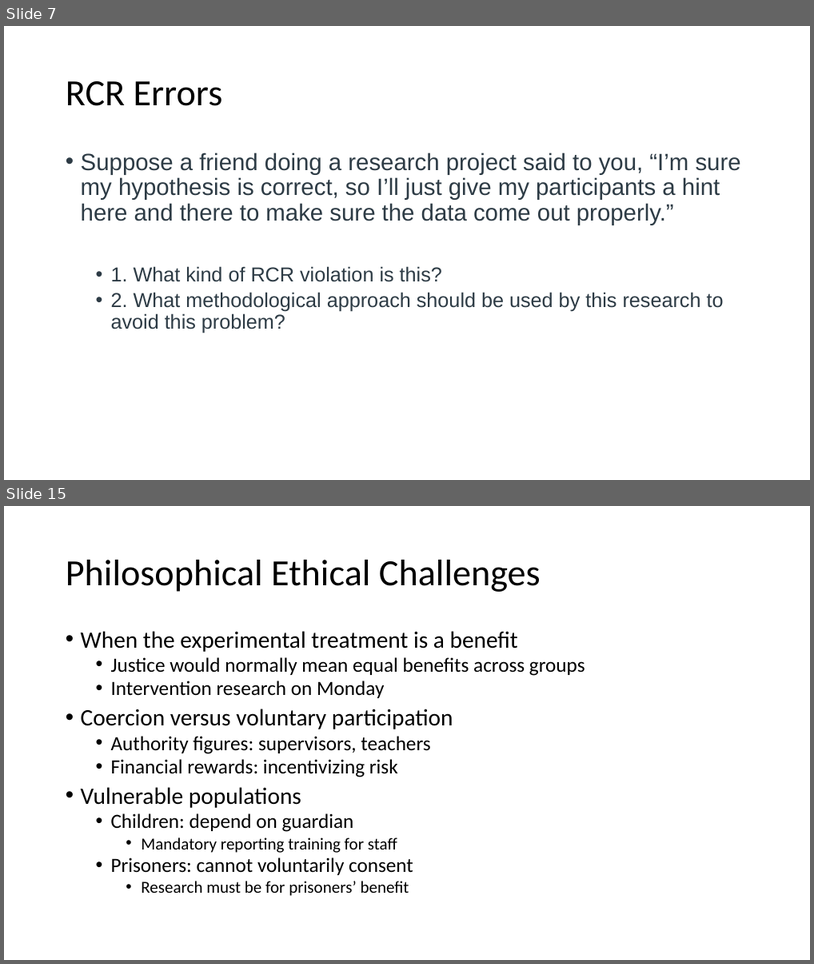
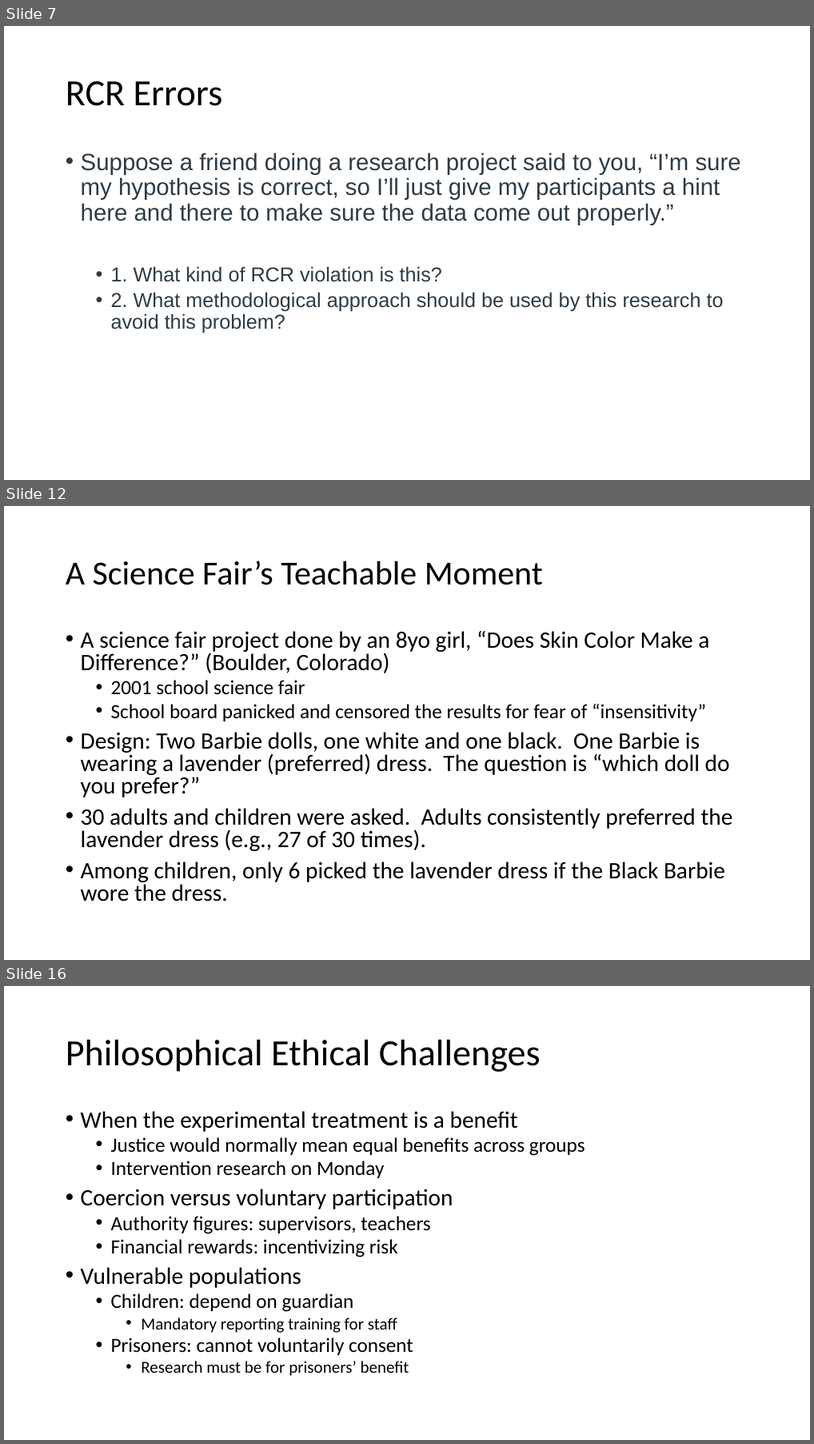
Before and after one commit to preber/Research-Methods, a slide deck: Class Slides 2024/Class 22.pptx. Shown one above the other, each under a label of ours: slides 7 and 15 before the commit, slides 7, 12 and 16 after it; the slides between them are not shown. The pictures are 814x964 and 814x1444 pixels, drawn with LibreOffice and Linux fonts; fonts in the diff are those of the drawing. Boxes give left, top, right and bottom in pixels: in the first picture for what was removed or moved away, otherwise in the second. Text is boxed around its words. In the diff, an @@ line names an element or a change of style, - is before the commit and + after.

```diff
--- a/Class Slides 2024/Class 22.pptx
+++ b/Class Slides 2024/Class 22.pptx
@@ slide 12 added at (x1=4, y1=506, x2=810, y2=960), background #FFFFFF @@
@@ title added at (x1=66, y1=560, x2=543, y2=585), 40 pt, text #000000 @@
+A Science Fair’s Teachable Moment
@@ text added at (x1=81, y1=631, x2=734, y2=901), 28 pt, text #000000 @@
+• A science fair project done by an 8yo girl, “Does Skin Color Make a Difference?” (Boulder, Colorado)
+  • 2001 school science fair
+  • School board panicked and censored the results for fear of “insensitivity”
+• Design: Two Barbie dolls, one white and one black. One Barbie is wearing a lavender (preferred) dress. The question is “which doll do you prefer?”
+• 30 adults and children were asked. Adults consistently preferred the lavender dress (e.g., 27 of 30 times).
+• Among children, only 6 picked the lavender dress if the Black Barbie wore the dress.
@@ what was slide 15 is now slide 16 @@
```
Also in this commit, not shown: 2 slides changed, 5 other slides added, 1 slide removed, 3 other files.
